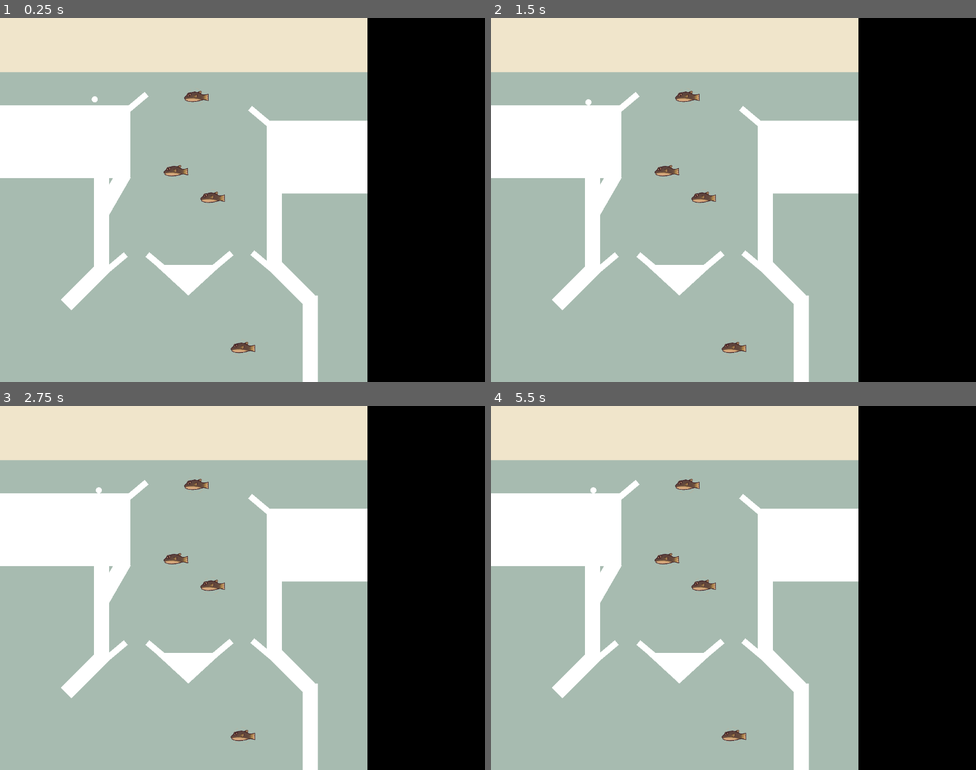
Above: before the commit, frames 1-4 (two rows, left to right).
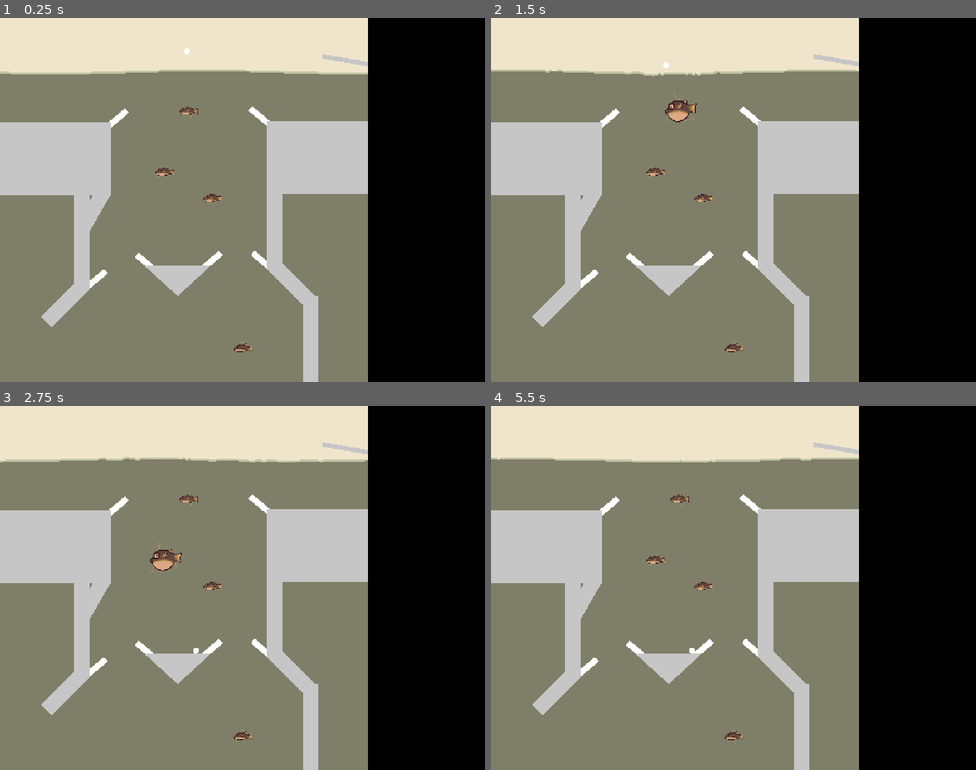
Above: after the commit, the same moments.

Repository: AlexSabetti/pinballgamedanglingpointers
Game: Godot game, scene res://Scenes/Levels/dev_level.tscn
Two runs of this game, one before a commit and one after it. Both use one fixed random seed, a clock stepped at 60 frames per second and the inputs below.
Inputs (mouse positions are in pixels of both pictures, inside the frame that each line leads up to):
- Up to frame 1 (0.25 s): no input
- Up to frame 2 (1.5 s): tap Enter (ui_accept) at 0.5, 0.6, 0.77, 1.07, 1.25, 1.35 s; move the mouse to (840, 181) at 0.52 s; hold D (move_right) 0.53-1.28 s; move the mouse to (636, 218) at 1.27 s; hold A (move_left) from 1.28 s (still down)
- Up to frame 3 (2.75 s): tap Enter (ui_accept) at 1.52, 1.82, 2.1 s; move the mouse to (291, 507) at 2.02 s; release A (move_left) at 2.03 s; hold D (move_right) from 2.03 s (still down)
- Up to frame 4 (5.5 s): tap Enter (ui_accept) at 2.75, 2.85, 3.02, 3.32, 3.5, 3.6, 3.77, 4.07, 4.25, 4.35, 4.52, 4.82, 5, 5.1 s; move the mouse to (709, 660) at 2.77 s; move the mouse to (879, 642) at 3.52 s; release D (move_right) at 3.53 s; hold A (move_left) from 3.53 s (still down); move the mouse to (588, 533) at 4.27 s; move the mouse to (757, 588) at 5.02 s

The runs differ from the first frame. In frame 1, 64% of the frame differs, in the area x 0-76%, y 0-100%; in frame 2, 64%; in frame 3, 64%; in frame 4, 64%.

Commit message:
added 2d water surface effects and fixed a bug with the bumpers

Diff:
--- a/Scenes/Entities/ball.tscn
+++ b/Scenes/Entities/ball.tscn
@@ -14,7 +14,7 @@
 collision_layer = 2
 physics_material_override = ExtResource("1_bds8w")
 contact_monitor = true
-max_contacts_reported = 3
+max_contacts_reported = 5
 script = ExtResource("1_bihuk")
 
 [node name="CollisionShape2D" type="CollisionShape2D" parent="."]
@@ -24,4 +24,8 @@
 position = Vector2(0.00453043, 1.90735e-06)
 mesh = SubResource("SphereMesh_soj6j")
 
+[node name="FishingLine" type="Line2D" parent="."]
+points = PackedVector2Array(0, 0, 0, 0)
+width = 2.5
+
 [connection signal="body_entered" from="." to="." method="_on_body_entered"]
--- a/Scenes/Entities/bumper.tscn
+++ b/Scenes/Entities/bumper.tscn
@@ -1,17 +1,21 @@
-[gd_scene load_steps=5 format=3 uid="uid://dydf8crpits10"]
+[gd_scene load_steps=6 format=3 uid="uid://dydf8crpits10"]
 
-[ext_resource type="Script" path="res://Scripts/Bumpers.gd" id="1_lm8a7"]
+[ext_resource type="Script" uid="uid://ckw1orir0tclo" path="res://Scripts/Bumper.gd" id="1_lm8a7"]
 [ext_resource type="SpriteFrames" uid="uid://dvx67jk2jqup4" path="res://Resources/Textures/Sprites/SpriteFrames/SF_pufferFish_UNPUFFED.tres" id="2_vdtve"]
+[ext_resource type="SpriteFrames" uid="uid://bk8h60wsfarc2" path="res://Resources/Textures/Sprites/SpriteFrames/SF_pufferFish_PUFFED.tres" id="3_b0xc7"]
 
 [sub_resource type="PhysicsMaterial" id="PhysicsMaterial_vdtve"]
 bounce = 2.0
 
 [sub_resource type="CircleShape2D" id="CircleShape2D_vdtve"]
-radius = 5.11111
+radius = 3.78431
 
 [node name="Bumper" type="StaticBody2D"]
+collision_mask = 2
 physics_material_override = SubResource("PhysicsMaterial_vdtve")
 script = ExtResource("1_lm8a7")
+idleSpriteFrames = ExtResource("2_vdtve")
+bumpedSpriteFrames = ExtResource("3_b0xc7")
 
 [node name="CollisionShape2D" type="CollisionShape2D" parent="."]
 position = Vector2(0, -3.8147e-06)
@@ -19,7 +23,7 @@
 shape = SubResource("CircleShape2D_vdtve")
 
 [node name="AnimatedSprite2D" type="AnimatedSprite2D" parent="."]
-scale = Vector2(0.2, 0.2)
+scale = Vector2(0.15, 0.15)
 sprite_frames = ExtResource("2_vdtve")
 offset = Vector2(3, -4)
 
--- a/Scenes/Entities/obsticle_box.tscn
+++ b/Scenes/Entities/obsticle_box.tscn
@@ -1,4 +1,6 @@
-[gd_scene load_steps=3 format=3 uid="uid://dt717xlm4kygx"]
+[gd_scene load_steps=4 format=3 uid="uid://dt717xlm4kygx"]
+
+[sub_resource type="CanvasItemMaterial" id="CanvasItemMaterial_top5d"]
 
 [sub_resource type="RectangleShape2D" id="RectangleShape2D_iy807"]
 
@@ -7,11 +9,13 @@
 [node name="ObsticleBox" type="StaticBody2D"]
 
 [node name="CollisionShape2D" type="CollisionShape2D" parent="."]
+material = SubResource("CanvasItemMaterial_top5d")
 position = Vector2(0, -3.8147e-06)
 scale = Vector2(4.5, 4.5)
 shape = SubResource("RectangleShape2D_iy807")
 
 [node name="MeshInstance2D" type="MeshInstance2D" parent="."]
+modulate = Color(0.775063, 0.775063, 0.775063, 1)
 texture_filter = 1
 texture_repeat = 2
 scale = Vector2(90, 90)
--- /dev/null
+++ b/Scenes/Entities/water2D.tscn
@@ -0,0 +1,16 @@
+[gd_scene load_steps=3 format=3 uid="uid://c54lx2rcg7udm"]
+
+[ext_resource type="Script" uid="uid://bcdi3mji2y0gr" path="res://Scripts/Water_2d.gd" id="1_ja75l"]
+[ext_resource type="Script" uid="uid://vddjttd0f7y" path="res://Scripts/WaterArea.gd" id="2_cesdt"]
+
+[node name="Water2d" type="Node2D"]
+script = ExtResource("1_ja75l")
+
+[node name="WaterArea" type="Area2D" parent="." node_paths=PackedStringArray("waterSurfaceRef")]
+collision_mask = 2
+script = ExtResource("2_cesdt")
+waterSurfaceRef = NodePath("..")
+metadata/_custom_type_script = "uid://vddjttd0f7y"
+
+[node name="CollisionPolygon2D" type="CollisionPolygon2D" parent="WaterArea"]
+polygon = PackedVector2Array(0, 0, 128, 0, 128, 128, 0, 128)
--- /dev/null
+++ b/Scenes/Entities/waterPoint2D.tscn
@@ -0,0 +1,6 @@
+[gd_scene load_steps=2 format=3 uid="uid://dlj8e6d3gew2t"]
+
+[ext_resource type="Script" uid="uid://5vyp5cx38gfs" path="res://Scripts/water_point_2d.gd" id="1_k8k78"]
+
+[node name="WaterPoint" type="Node2D"]
+script = ExtResource("1_k8k78")
--- a/Scenes/Levels/dev_level.tscn
+++ b/Scenes/Levels/dev_level.tscn
@@ -7,12 +7,18 @@
 [ext_resource type="PackedScene" uid="uid://cysp5xv0gmlxc" path="res://Scenes/Entities/paddle.tscn" id="6_bnqav"]
 [ext_resource type="PackedScene" uid="uid://ci547dyrld7jq" path="res://Scenes/Entities/ball.tscn" id="6_qjxb5"]
 [ext_resource type="PackedScene" uid="uid://bkjlpphibbfog" path="res://Scenes/Entities/gameLogic.tscn" id="7_5de3p"]
-[ext_resource type="Script" path="res://Scripts/WaterArea.gd" id="8_udtls"]
+[ext_resource type="Script" uid="uid://vddjttd0f7y" path="res://Scripts/WaterArea.gd" id="8_udtls"]
+[ext_resource type="PackedScene" uid="uid://c54lx2rcg7udm" path="res://Scenes/Entities/water2D.tscn" id="9_w50ga"]
 
 [sub_resource type="QuadMesh" id="QuadMesh_w50ga"]
 
 [sub_resource type="RectangleShape2D" id="RectangleShape2D_0phcs"]
 size = Vector2(76.4444, 42.6667)
+
+[sub_resource type="RectangleShape2D" id="RectangleShape2D_qjxb5"]
+size = Vector2(42.6666, 2.66632)
+
+[sub_resource type="QuadMesh" id="QuadMesh_h8dmb"]
 
 [sub_resource type="RectangleShape2D" id="RectangleShape2D_w50ga"]
 size = Vector2(8.88889, 55.1111)
@@ -55,6 +61,7 @@
 texture = ExtResource("2_qjxb5")
 
 [node name="MeshInstance2D" type="MeshInstance2D" parent="."]
+visible = false
 modulate = Color(0.552941, 0.678431, 0.65098, 0.741176)
 position = Vector2(485.875, 654.5)
 scale = Vector2(972.25, 1019)
@@ -63,6 +70,15 @@
 
 [node name="GameLogic" parent="." instance=ExtResource("7_5de3p")]
 
+[node name="Water2d" parent="." instance=ExtResource("9_w50ga")]
+position = Vector2(-32, 144)
+surface_color = Color(0.750595, 0.776841, 0.633247, 1)
+water_color = Color(0.375433, 0.382974, 0.299373, 0.785)
+
+[node name="CollisionPolygon2D" parent="Water2d/WaterArea" index="0"]
+visible = false
+polygon = PackedVector2Array(0, 0, 1037, 0, 1037, 1280, 0, 1280)
+
 [node name="Camera2D" type="Camera2D" parent="."]
 position = Vector2(640, 482)
 
@@ -71,19 +87,19 @@
 [node name="Entities" type="Node2D" parent="."]
 
 [node name="FlipperL" parent="Entities" instance=ExtResource("6_bnqav")]
-position = Vector2(338, 244)
+position = Vector2(285, 287)
 resting_rotation = 320.0
 max_rotation = 400.0
 isLeftPaddle = true
 
 [node name="FlipperL2" parent="Entities" instance=ExtResource("6_bnqav")]
-position = Vector2(283, 667)
+position = Vector2(230, 710)
 resting_rotation = 320.0
 max_rotation = 400.0
 isLeftPaddle = true
 
 [node name="FlipperL3" parent="Entities" instance=ExtResource("6_bnqav")]
-position = Vector2(562, 663)
+position = Vector2(533, 663)
 resting_rotation = 320.0
 max_rotation = 400.0
 isLeftPaddle = true
@@ -101,35 +117,31 @@
 isRightPaddle = true
 
 [node name="FlipperR3" parent="Entities" instance=ExtResource("6_bnqav")]
-position = Vector2(438, 667)
+position = Vector2(409, 667)
 resting_rotation = 220.0
 max_rotation = 140.0
 isRightPaddle = true
 
 [node name="Bumper" parent="Entities" instance=ExtResource("3_5de3p")]
-position = Vector2(460, 407)
-script = null
+position = Vector2(431, 408)
 
 [node name="Bumper2" parent="Entities" instance=ExtResource("3_5de3p")]
 position = Vector2(557, 477)
-script = null
 
 [node name="Bumper3" parent="Entities" instance=ExtResource("3_5de3p")]
 position = Vector2(637, 873)
-script = null
 
 [node name="Bumper4" parent="Entities" instance=ExtResource("3_5de3p")]
-position = Vector2(514, 211)
-script = null
+position = Vector2(494, 247)
 
 [node name="Ball" parent="Entities" instance=ExtResource("6_qjxb5")]
-position = Vector2(250, 188)
+position = Vector2(493, 61)
 
 [node name="Geometry" type="Node2D" parent="."]
+position = Vector2(0, 1)
 
 [node name="ObsticleBox2" parent="Geometry" instance=ExtResource("4_x6hwe")]
-position = Vector2(240, 200)
-metadata/_edit_lock_ = true
+position = Vector2(187, 243)
 
 [node name="CollisionShape2D" parent="Geometry/ObsticleBox2" index="0"]
 position = Vector2(-68, 128)
@@ -151,9 +163,21 @@
 position = Vector2(-31, -7.99997)
 scale = Vector2(282, 192)
 
+[node name="ObsticleBox10" parent="Geometry" instance=ExtResource("4_x6hwe")]
+position = Vector2(945, 117)
+rotation = 0.167798
+
+[node name="CollisionShape2D" parent="Geometry/ObsticleBox10" index="0"]
+position = Vector2(0.000183105, 0.902451)
+shape = SubResource("RectangleShape2D_qjxb5")
+
+[node name="MeshInstance2D" parent="Geometry/ObsticleBox10" index="1"]
+position = Vector2(-2.28882e-05, 0.764737)
+scale = Vector2(192, 11.8486)
+mesh = SubResource("QuadMesh_h8dmb")
+
 [node name="ObsticleBox4" parent="Geometry" instance=ExtResource("4_x6hwe")]
-position = Vector2(264, 544)
-metadata/_edit_lock_ = true
+position = Vector2(211, 587)
 
 [node name="CollisionShape2D" parent="Geometry/ObsticleBox4" index="0"]
 position = Vector2(3.99998, 4)
@@ -178,10 +202,9 @@
 mesh = SubResource("QuadMesh_6nybb")
 
 [node name="ObsticleBox6" parent="Geometry" instance=ExtResource("4_x6hwe")]
-position = Vector2(297, 458)
+position = Vector2(244, 501)
 rotation = 0.523598
 scale = Vector2(1, 1.67818)
-metadata/_edit_lock_ = true
 
 [node name="CollisionShape2D" parent="Geometry/ObsticleBox6" index="0"]
 position = Vector2(4, 4)
@@ -193,9 +216,8 @@
 mesh = SubResource("QuadMesh_2yaf2")
 
 [node name="ObsticleBox7" parent="Geometry" instance=ExtResource("4_x6hwe")]
-position = Vector2(224, 704)
+position = Vector2(171, 747)
 rotation = 0.785397
-metadata/_edit_lock_ = true
 
 [node name="CollisionShape2D" parent="Geometry/ObsticleBox7" index="0"]
 position = Vector2(4, 2.82837)
@@ -234,25 +256,30 @@
 mesh = SubResource("QuadMesh_pl0og")
 
 [node name="Triangle" type="StaticBody2D" parent="Geometry"]
-metadata/_edit_lock_ = true
+position = Vector2(-29, 0)
 
 [node name="CollisionPolygon2D" type="CollisionPolygon2D" parent="Geometry/Triangle"]
 polygon = PackedVector2Array(409, 653, 585, 653, 497, 734)
 
 [node name="MeshInstance2D" type="MeshInstance2D" parent="Geometry/Triangle"]
+modulate = Color(0.776471, 0.776471, 0.776471, 1)
 position = Vector2(497.125, 693.625)
 scale = Vector2(175.75, 80.75)
 mesh = SubResource("PrismMesh_w50ga")
 
 [node name="WaterArea" type="Area2D" parent="."]
-position = Vector2(485, 655.5)
+position = Vector2(1816, 654)
+collision_mask = 2
 script = ExtResource("8_udtls")
 
 [node name="CollisionShape2D" type="CollisionShape2D" parent="WaterArea"]
 shape = SubResource("RectangleShape2D_qf1h2")
-
+debug_color = Color(0, 0.6, 0.701961, 0.211765)
+
+[editable path="Water2d"]
 [editable path="Geometry/ObsticleBox2"]
 [editable path="Geometry/ObsticleBox3"]
+[editable path="Geometry/ObsticleBox10"]
 [editable path="Geometry/ObsticleBox4"]
 [editable path="Geometry/ObsticleBox9"]
 [editable path="Geometry/ObsticleBox6"]
--- a/Scripts/Ball.gd
+++ b/Scripts/Ball.gd
@@ -8,6 +8,7 @@
 
 @onready var col: CollisionShape2D = $CollisionShape2D
 @onready var obj_mesh: MeshInstance2D = $MeshInstance2D
+@onready var fishing_line: Line2D = $FishingLine
 
 var endgame_sinking: bool = false
 
@@ -20,8 +21,9 @@
 
 var radius: float
 
-
-
+func _ready() -> void:
+	#connect("body_entered", _on_body_entered)
+	pass
 
 func launch_downwards(vel: Vector2):
 	linear_velocity = vel
@@ -31,7 +33,7 @@
 		linear_velocity.y -=  Global.standard_gravity * delta
 		linear_velocity.y = max(linear_velocity.y, -30)
 	else:
-			# check left ball control input
+		# check left ball control input
 		if Input.is_action_pressed("move_left"):
 			linear_velocity.x += -0.5
 			linear_velocity.x = max(linear_velocity.x, -20)
@@ -39,7 +41,7 @@
 		# 	linear_velocity.x += 0.5
 		# 	linear_velocity.x = min(linear_velocity.x, 20)
 
-	# check right ball control input
+		# check right ball control input
 		if Input.is_action_pressed("move_right"):
 			linear_velocity.x += 0.5
 			linear_velocity.x = min(linear_velocity.x, 20)
@@ -51,20 +53,22 @@
 	if in_water:
 		var aprox_submerged = max(cur_water_level - global_position.y, 2 * radius) / (2 * radius)
 		var buoyant_force = Global.water_density * aprox_submerged * volume * Global.standard_gravity
-		state.add_central_force(Vector2(0, -buoyant_force))
-		print("Buoyant Force: " + str(buoyant_force))
-
-
+		#state.add_central_force(Vector2(0, -buoyant_force))
+		#print("Buoyant Force: " + str(buoyant_force))
 
 # recieve signal for when something collides with the ball
 func _on_body_entered(body: Node) -> void:
-	if body is Bumpers:
-		(body as Bumpers).bumper_hit()
+	# if the ball collides with a bumper
+	if body is Bumper:
+		(body as Bumper).bumper_hit()
+		print("bumper hit!")
+	else:
+		print("nope")
 
 	# play sound:
 	var volMod = ( (abs(linear_velocity.x) + abs(linear_velocity.y) ) / 2.0 ) / 20.0
 	volMod = clamp(volMod - 30.0, -50.0, 5.0)
-	print("HIT " + str(volMod))
+	print("HIT " + str(body))
 	SoundManager2D.SetSoundPoolVolume("SP_hit", volMod)
 	SoundManager2D.PlaySoundPool2D("SP_hit")
 
@@ -99,6 +103,7 @@
 
 func transfer_out_of_water():
 	in_water = false
+	print("out of water")
 
 func transfer_into_water(water_level: float):
 	in_water = true
--- a/Scripts/Bumpers.gd
+++ b/Scripts/Bumper.gd
@@ -1,4 +1,4 @@
-class_name Bumpers
+class_name Bumper
 extends StaticBody2D
 
 @export var idleSpriteFrames:SpriteFrames = load("res://Resources/Textures/Sprites/SpriteFrames/SF_pufferFish_UNPUFFED.tres")
@@ -13,10 +13,11 @@
 @onready var puffTimer:Timer = $Timer
 
 func _ready() -> void:
-	signal_manager.connect("bumper_hit", bumper_hit)
+	#signal_manager.connect("bumper_hit", bumper_hit)
+	pass
 
 
-
+# function for when the bumper gets hit
 func bumper_hit() -> void:
 	var tween = create_tween()
 	tween.tween_property(self, "scale", Vector2(1.75,1.75), 0.2).from(Vector2(1.0,1.0)).set_trans(Tween.TRANS_ELASTIC)
--- a/Scripts/GameLogic.gd
+++ b/Scripts/GameLogic.gd
@@ -9,6 +9,9 @@
 var current_ball_mass: float = 10.0
 var current_ball_radius: float = 8
 var cur_strafe_mod = 1.0
+
+# whether or not there is a ball in play on the board
+var is_ball_in_play:bool = false
 
 func _ready() -> void:
 	Global.gameLogic = self
@@ -38,6 +41,7 @@
 		signal_manager.emit_signal("right_paddle", false)
 
 
+# updates the current points by the given amount
 func update_points(points: int):
 	cur_points += points
 
@@ -60,12 +64,15 @@
 		main_node.add_child(inst)
 		inst.launch_downwards(Vector2(0, -100))
 
+# sets the current ball mass to the given value
 func _on_mass_update(mass: float):
 	current_ball_mass = mass
 
+# sets the current ball radius to the given value
 func _on_radius_update(radius: float):
 	current_ball_radius = radius
 
+# tries to purchases a ball
 func _on_ball_purchase():
 	if redeem_points(100):
 		num_balls += 1
--- a/Scripts/WaterArea.gd
+++ b/Scripts/WaterArea.gd
@@ -1,9 +1,16 @@
+@tool
 class_name WaterArea
 extends Area2D
+
+@export var waterSurfaceRef: Water2D
 
 func _ready():
 	connect("body_entered", _on_body_entered)
 	connect("body_exited", _on_body_exited)
+
+	# check if water has a surface
+	if get_parent().get_class() == "Water2D":
+		waterSurfaceRef = get_parent()
 
 func _on_body_entered(body):
 	print("entered " + body.name)
@@ -11,8 +18,20 @@
 		var ball = body as Ball
 		ball.transfer_into_water(global_position.y + (global_position.y / 2))
 
+		if waterSurfaceRef != null:
+			print("splish!")
+			# add force to water surface
+			waterSurfaceRef.apply_force(ball.global_position, 256 * Vector2.DOWN, ball.radius * 12)
+
+
+
 func _on_body_exited(body):
-	print("entered " + body.name)
+	print("exited " + body.name)
 	if body is Ball:
 		var ball = body as Ball
 		ball.transfer_out_of_water()
+
+		if waterSurfaceRef != null:
+			print("splash!")
+			# add force to water surface
+			waterSurfaceRef.apply_force(ball.global_position, 128 * Vector2.UP, ball.radius * 12)
--- /dev/null
+++ b/Scripts/Water_2d.gd
@@ -0,0 +1,214 @@
+@tool
+# creates layer of points which make up a 2D water surface
+# Based on code from: https://github.com/HackTrout/2DDynamicWater/tree/main
+class_name Water2D
+extends Node2D
+
+@export_category("draw settings")
+@export var draw_water:bool = true
+@export var draw_points:bool = false
+@export var draw_neighbouring_springs:bool = false
+@export var draw_area:bool = false
+
+@export var draw_points_size:float = 5.0
+@export var draw_spring_size:float = 3.0
+@export var draw_spring_distance:float = 32.0
+@export var surface_color:Color = Color(0.9, 0.95, 1.0, 1.0)
+@export var water_color:Color = Color(0.032, 0.549, 0.637, 0.569)
+@export var surface_width:float = 5.0 # how thick the surface line should be
+
+@export_category("wave settings")
+@export var waves_enabled:bool = true
+@export var wave_height:float = 3.0
+@export var wave_speed:float = 3.0
+@export var wave_width:float = 8.0
+@export var wave_spread_amount:int = 2 #How many times forces should be calculated between neighbouring points per frame. Higher values means waves travel faster
+
+@export_category("surface point settings")
+# how much distance there should be between points
+@export var point_density = 8
+# array of water points
+var points = []
+
+@export var point_damping := 0.99 #This is multiplied with a point's motion every frame. Smaller values mean waves will fade quicker
+@export var point_independent_stiffness := 1.0 #Stiffness between a point and it's resting y pos.
+@export var point_neighbouring_stiffness := 2.0 #Stiffness between neighbouring points. Higher values mean motion is transferred between points quicker.
+
+# the collision polygon to base surface positions off of
+var collision_polygon: CollisionPolygon2D
+# first waterPoint location
+var startPoint: Vector2
+# last waterPoint location
+var endPoint: Vector2
+
+var delta_time = 0.0
+
+@onready var waterArea = $WaterArea
+@onready var waterPointScene = preload("res://Scenes/Entities/waterPoint2D.tscn")
+
+func _ready() -> void:
+	# begins assigning variables and finding the collision polygon to base point positions off of
+	for child in waterArea.get_children():
+		if child.get_class() == "CollisionPolygon2D":
+			# updates reference to collision polygon
+			collision_polygon = child
+			if collision_polygon.polygon.size() == 4:
+				# sets start and end points of water surface
+				startPoint = collision_polygon.polygon[0]
+				endPoint = collision_polygon.polygon[1]
+
+				# generate the surface points
+				generate_surface_points()
+
+				break
+
+# generates water points across WaterArea surface
+func generate_surface_points() -> void:
+	print("generating surface points between " + str(startPoint) + " and " + str(endPoint))
+
+	# number of points to generate
+	var num_points = int(floor((endPoint.x - startPoint.x) / point_density))
+
+	for i in range(num_points):
+		var point = waterPointScene.instantiate()
+		add_child(point)
+
+		point.damping = point_damping
+
+		point.position = Vector2(startPoint.x + (point_density * (i + 0.5)), startPoint.y)
+
+		# append to points array
+		points.append(point)
+
+# clears the points queue and frees all water points
+func destroy_surface_points() -> void:
+	#Destroy WaterPoints along the Surface
+	for point in points:
+		point.queue_free()
+	points.clear()
+
+# processes physics for water surface and waves
+func _physics_process(delta) -> void:
+	# Delta Time
+	if waves_enabled:
+		delta_time += delta
+		if delta_time > PI * 2.0:
+			delta_time -= PI * 2.0
+
+	# Update Points
+	if collision_polygon != null:
+		var target_y = global_position.y + startPoint.y
+		for i in range(points.size()):
+			# Calculate Motion for Point
+			var point = points[i]
+			point.motion += point.calculate_motion(Vector2(point.global_position.x, target_y), point_independent_stiffness)
+
+			# Add Some Wave
+			if waves_enabled:
+				point.motion.y += sin(((i / float(points.size())) * wave_width) + (delta_time * wave_speed)) * (wave_height + randf_range(-2, 2))
+
+			# Apply spring forces between neighbouring points
+			for j in range(wave_spread_amount):
+				# Point to Left
+				if i - 1 >= 0:
+					var left_point = points[i - 1]
+					point.motion += point.calculate_motion(Vector2(point.global_position.x, left_point.global_position.y), point_neighbouring_stiffness)
+
+				# Point to Right
+				if i + 1 < points.size():
+					var right_point = points[i + 1]
+					point.motion += point.calculate_motion(Vector2(point.global_position.x, right_point.global_position.y), point_neighbouring_stiffness)
+
+	##Apply force at mouse position
+	#if Input.is_action_just_pressed("ui_accept"):
+		#apply_force(get_global_mouse_position(), 64 * Vector2.DOWN, 48)
+
+
+	#Draw Points
+	queue_redraw()
+
+# apply a force on the water surface at the given position
+func apply_force(pos: Vector2, force: Vector2, width: float = 16.0) -> void:
+	#Ignore if pos is outside area
+	if (points[0].global_position.x - width) > pos.x || (points[points.size() - 1].global_position.x + width) < pos.x:
+		return
+
+	#Convert global coords to local coords
+	var local_pos = to_local(pos)
+
+	#Find the furthest positions that could be affected to the left and right
+	var left_most = local_pos.x - (width / 2.0)
+	var right_most = local_pos.x + (width / 2.0)
+
+	#Convert those local positions to indices in the "points" array
+	var left_most_index = get_index_from_local_pos(Vector2(left_most, local_pos.y))
+	var right_most_index = get_index_from_local_pos(Vector2(right_most, local_pos.y))
+
+	#Run through the indices and apply the force
+	for i in range(left_most_index, right_most_index + 1):
+		points[i].motion += force
+
+
+# returns the index of the point in the points array that is closest to the given vector2 position
+func get_index_from_local_pos(pos: Vector2) -> int:
+	#Returns an index of the "points" array on water's surface to the local pos
+	var index = floor((abs(startPoint.x - pos.x) / (endPoint.x - startPoint.x)) * points.size())
+
+	#Ensure the index is a possible index of the array
+	return int(clamp(index, 0, points.size() - 1))
+
+
+# draws the waves
+func _draw() -> void:
+	#Draw Points
+	if collision_polygon != null:
+		if draw_area:
+			var area = collision_polygon.polygon
+			var col = Color(0.0, 0.0, 1.0, 0.25)
+			draw_polygon(area, [col, col, col, col])
+
+		if draw_water:
+			var surface = [startPoint]
+			var polygon = [startPoint]
+			var colors = [water_color]
+			for i in range(points.size()):
+				#Append points
+				surface.append(points[i].position)
+				polygon.append(points[i].position)
+				colors.append(water_color)
+
+			surface.append(endPoint)
+
+			polygon.append(endPoint)
+			colors.append(water_color)
+			polygon.append(collision_polygon.polygon[2])
+			colors.append(water_color)
+			polygon.append(collision_polygon.polygon[3])
+			colors.append(water_color)
+
+			draw_polygon(polygon, colors)
+			draw_polyline(surface, surface_color, surface_width)
+
+		if draw_points:
+			var target_y = startPoint.y
+			for i in range(points.size()):
+				var point = points[i]
+				draw_circle(point.position, draw_points_size, Color.WHITE)
+
+				#Draw Spring
+				var w = 1.0 - (abs(point.position.y - target_y) / draw_spring_distance)
+				draw_line(point.position, Vector2(point.position.x, target_y), Color.WHITE, draw_spring_size * w)
+
+				#Draw Neighbouring Springs
+				if draw_neighbouring_springs:
+					#Point to Left
+					if i - 1 >= 0:
+						var left_point = points[i - 1]
+						var lw = 1.0 - (abs(point.position.y - left_point.position.y) / draw_spring_distance)
+						draw_line(point.position, left_point.position, Color.WHITE, draw_spring_size * lw)
+
+					#Point to Right
+					if i + 1 < points.size():
+						var right_point = points[i + 1]
+						var rw = 1.0 - (abs(point.position.y - right_point.position.y) / draw_spring_distance)
+						draw_line(point.position, right_point.position, Color.WHITE, draw_spring_size * rw)
--- /dev/null
+++ b/Scripts/water_point_2d.gd
@@ -0,0 +1,18 @@
+@tool
+# represents a point in the water2D surface
+# Based on code from: https://github.com/HackTrout/2DDynamicWater/tree/main
+class_name waterPoint2D
+extends Node2D
+
+var motion:= Vector2.ZERO
+@export var damping := 0.0
+
+func _physics_process(delta: float) -> void:
+	# apply motion
+	position += motion * delta
+	# apply damping
+	motion *= damping
+
+
+func calculate_motion(target_point: Vector2, stiffness: float = 1.0) -> Vector2:
+	return (target_point - global_position) * stiffness
--- a/project.godot
+++ b/project.godot
@@ -26,6 +26,7 @@
 
 window/size/viewport_width=1280
 window/size/viewport_height=960
+window/stretch/mode="canvas_items"
 
 [dotnet]
 
Binary file added: Resources/Textures/EB_DarkPurpleWoodTexture_a1.png
Not shown, added: Resources/Textures/EB_DarkPurpleWoodTexture_a1.png.import
Binary file added: Resources/Textures/EB_GreenFabricTexture_a1.png
Not shown, added: Resources/Textures/EB_GreenFabricTexture_a1.png.import
Binary file added: Resources/Textures/EB_GreenWoodTexture_a1.png
Not shown, added: Resources/Textures/EB_GreenWoodTexture_a1.png.import
Binary file added: Resources/Textures/EB_GreenerWoodTexture_b1.png
Not shown, added: Resources/Textures/EB_GreenerWoodTexture_b1.png.import
Binary file added: Resources/Textures/EB_GreyTexture_a1.png
Not shown, added: Resources/Textures/EB_GreyTexture_a1.png.import
Binary file added: Resources/Textures/EB_GreyWoodTexture_a1.png
Not shown, added: Resources/Textures/EB_GreyWoodTexture_a1.png.import
(and 24 more such lines)
